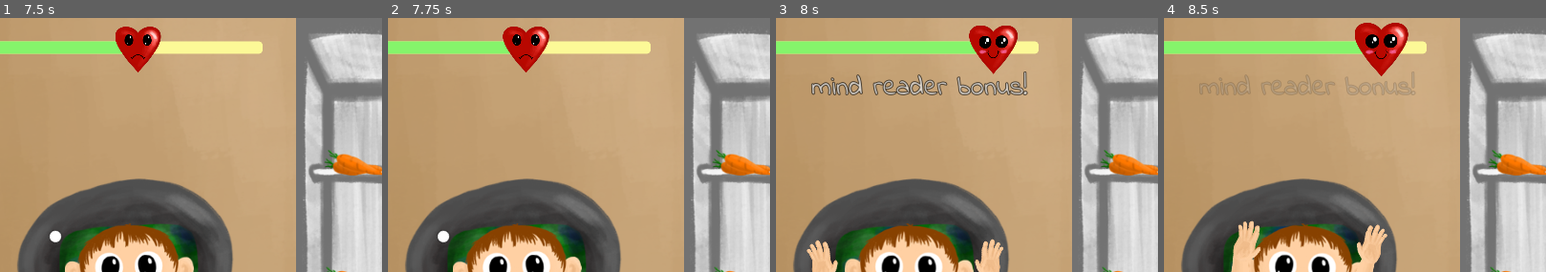
Above: before the commit, frames 1-4 (left to right).
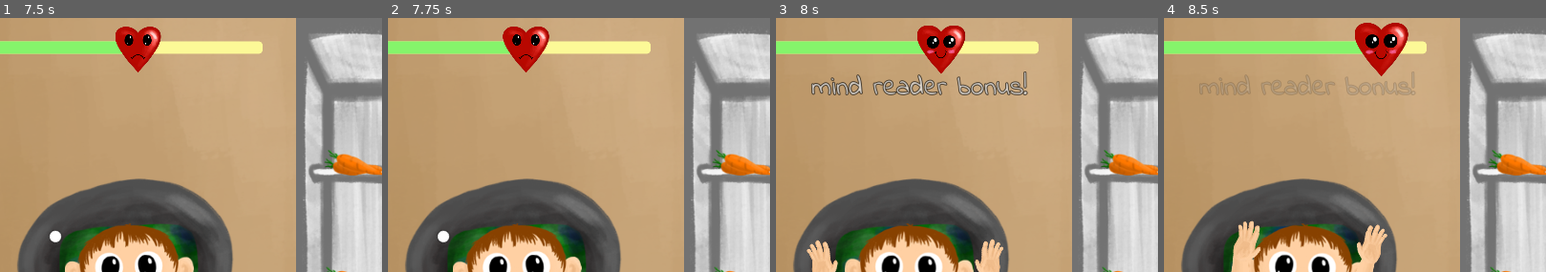
Above: after the commit, the same moments.

Repository: metcalf-putnam/famJam2021
Game: Godot game, scene res://base_scene/base.tscn
Same seed, same stepped clock (60 frames per second), same inputs: the game is played once before the commit and once after it.
Inputs (mouse positions are % of the whole screen's width and height, from its top left):
- Up to frame 1 (7.5 s): move the mouse to (72, 45) at 0.52 s; click (72, 45) at 0.67 s; tap Enter at 1.25 s; move the mouse to (30, 55) at 1.27 s; click (30, 55) at 1.42 s; click "reload" at 2 s; move the mouse to (60, 28) at 2.77 s; click (60, 28) at 2.92 s; click "normal" at 3.5 s; click "normal" at 4.25 s; click "start" at 5 s; move the mouse to (8, 22) at 5.77 s; click (8, 22) at 5.92 s; move the mouse to (21, 23) at 6.52 s; click (21, 23) at 6.67 s; move the mouse to (8, 45) at 7.27 s; click (8, 45) at 7.42 s
- Up to frame 2 (7.75 s): no input
- Up to frame 3 (8 s): no input
- Up to frame 4 (8.5 s): move the mouse to (20, 46) at 8.02 s; click (20, 46) at 8.17 s
The pictures show only the part of the screen within x 34-84%, y 0-50%; the shares and areas given below are measured in that part.

Frames 1-2 are identical in both runs. In frame 3, 3.3% of the frame differs, in the area x 37-64%, y 3-23%; in frame 4, nothing differs.

Commit message:
smooth heart movement

Diff:
--- a/baby/baby.gd
+++ b/baby/baby.gd
@@ -165,6 +165,9 @@
 
 func _on_done_thinking():
 	var corrected_clue_num = clue_current - 1 + (1 if bubble_current >= 4 else 0)
+
+	print("Guessed with number of clues: " + str(corrected_clue_num))
+
 	if food_accepted:
 		EventHub.emit_signal("food_accepted") # may not keep these accepted/declined signals
 		EventHub.emit_signal("patience_changed", accepted_change, corrected_clue_num)
--- a/meter/meter.gd
+++ b/meter/meter.gd
@@ -12,6 +12,8 @@
 var sad_speed := 1.25
 var upset_speed := 1.75
 var mad_speed := 2.25
+
+var current_value_target
 
 const clue_level_multipliers = {
 	0: 6,
@@ -47,6 +49,7 @@
 func _ready():
 	EventHub.connect("patience_changed", self, "_on_patience_changed")
 	$Heart.position.x = rect_size.x * value / 100
+	current_value_target = value
 	_update_heart_sprite()
 
 
@@ -61,15 +64,15 @@
 
 
 func _update_heart_sprite():
-	if value <= mad_limit:
+	if current_value_target <= mad_limit:
 		$Heart.texture = mad_heart
 		Global.mood = Global.Mood.ANGRY
 		update_playback_speed(mad_speed)
-	elif value <= upset_limit:
+	elif current_value_target <= upset_limit:
 		$Heart.texture = upset_heart
 		Global.mood = Global.Mood.UPSET
 		update_playback_speed(upset_speed)
-	elif value <= sad_limit:
+	elif current_value_target <= sad_limit:
 		$Heart.texture = sad_heart
 		Global.mood = Global.Mood.SAD
 		update_playback_speed(sad_speed)
@@ -88,8 +91,7 @@
 
 
 func change_value(amount : float, clue_level : int):
-	value += get_adjusted_value(amount, clue_level)
-	print("meter value: ", value)
+	var adjustedAmount = get_adjusted_value(amount, clue_level)
 	$Change.rect_position = $Heart.position + change_text_offset
 	var prefix = ""
 	if amount > 0:
@@ -104,9 +106,18 @@
 		$Heart/ValueAnim.play("bonus_anim")
 	else:
 		$Heart/ValueAnim.play("value_change")
-	$Heart.position.x = rect_size.x * value / 100 # TODO: make this tween?
-	if value >= 100 or value <= 0:
-		var win_bool = value >= 100
+
+	current_value_target = min(100, value + adjustedAmount)
+	var desired_heart_position = rect_size.x * current_value_target / 100 # TODO: make this tween?
+	var desired_heart_vector = Vector2(desired_heart_position, $Heart.position.y)
+
+	print("meter value: ", current_value_target)
+
+	$Tween.interpolate_property($Heart, "position", $Heart.position, desired_heart_vector, .6, $Tween.TRANS_SINE, $Tween.EASE_OUT)
+	$Tween.interpolate_property(self, "value", value, current_value_target, .6, $Tween.TRANS_SINE, $Tween.EASE_OUT)
+	$Tween.start()
+	if current_value_target >= 100 or current_value_target <= 0:
+		var win_bool = current_value_target >= 100
 		EventHub.emit_signal("game_over", win_bool)
 		$AnimationPlayer.stop()
 
